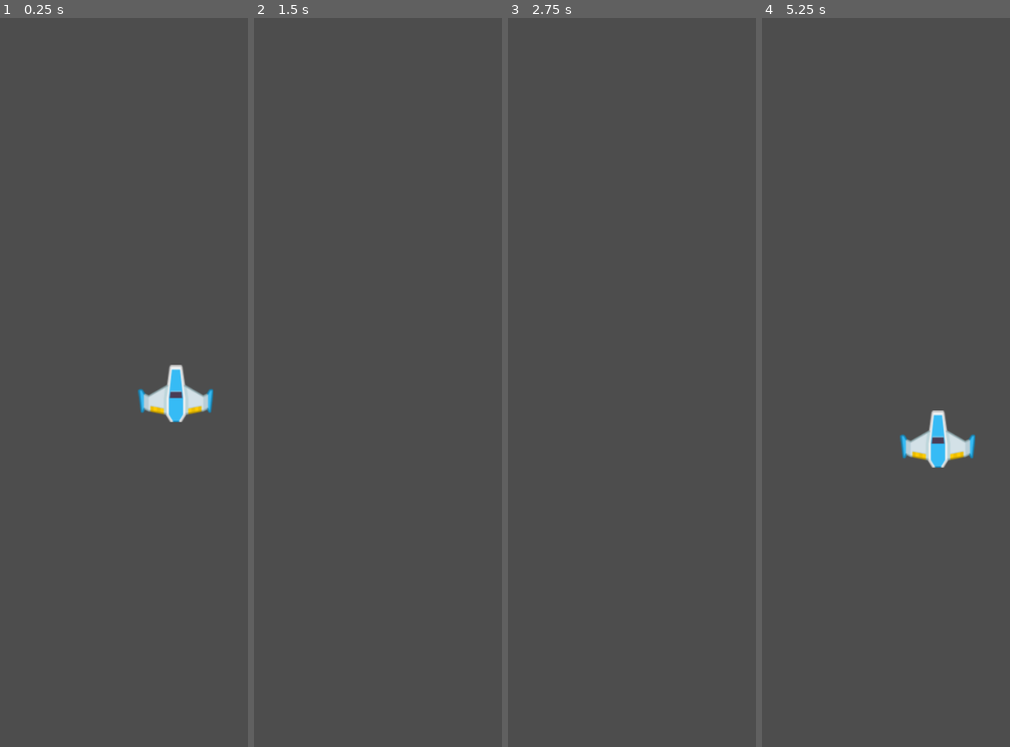
Above: before the commit, frames 1-4 (left to right).
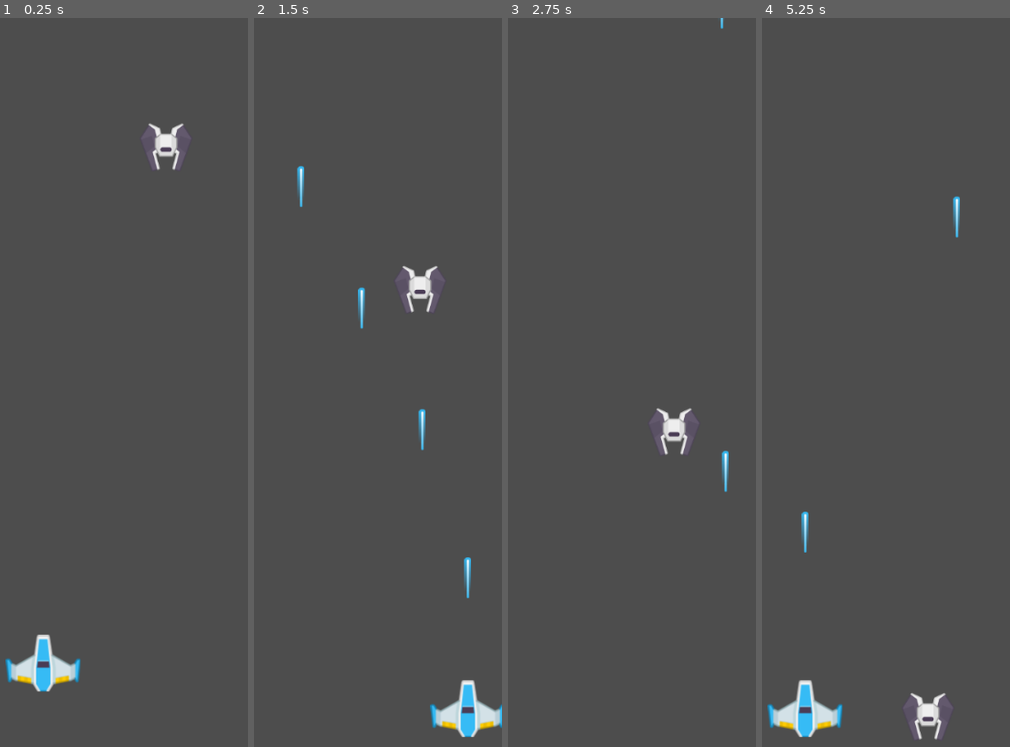
Above: after the commit, the same moments.

Repository: anabelacejas/2025-TP-INTEGRADOR-Q1-M3
Game: Godot game, scene res://Scenes/game.tscn
The game is run twice, just before and just after one commit, with the same random seed, the same clock (stepped at 60 frames per second) and the same inputs.
Inputs:
- Up to frame 1 (0.25 s): no input
- Up to frame 2 (1.5 s): hold D (move_right) 0.53-1.28 s; hold Space (shoot) 0.53-1.28 s; hold S (move_down) from 1.28 s (still down); tap Space (shoot) at 1.35 s
- Up to frame 3 (2.75 s): release S (move_down) at 2.03 s; hold D (move_right) from 2.03 s (still down); hold Space (shoot) from 2.03 s (still down)
- Up to frame 4 (5.25 s): release D (move_right) at 2.78 s; release Space (shoot) at 2.78 s; hold W (move_up) 2.78-3.53 s; tap Space (shoot) at 2.85, 4.35 s; hold Space (shoot) 3.53-4.28 s; hold A (move_left) 3.53-5.03 s; hold S (move_down) from 5.03 s (still down); hold Space (shoot) from 5.03 s (still down)

The runs differ from the first frame. In frame 1, 3.1% of the frame differs, in the area x 2-87%, y 14-93%; in frame 2, 2.4%; in frame 3, 0.8%; in frame 4, 3.4%, in the area x 2-87%, y 24-99%.

Commit message:
Añade Enemigo y lasers

Diff:
--- /dev/null
+++ b/Scenes/enemy.tscn
@@ -0,0 +1,23 @@
+[gd_scene load_steps=4 format=3 uid="uid://d3d6rm2xl5dgw"]
+
+[ext_resource type="Script" uid="uid://d32678jeiv8md" path="res://Scripts/enemy.gd" id="1_1f0kj"]
+[ext_resource type="Texture2D" uid="uid://bqoxybd2uv1ia" path="res://Assets/PNG/Enemies/enemyBlack1.png" id="1_hghv2"]
+
+[sub_resource type="CircleShape2D" id="CircleShape2D_hghv2"]
+radius = 32.0
+
+[node name="Enemy" type="Area2D"]
+collision_layer = 4
+collision_mask = 3
+script = ExtResource("1_1f0kj")
+
+[node name="Sprite2D" type="Sprite2D" parent="."]
+position = Vector2(-9.53674e-07, -0.999999)
+scale = Vector2(0.747312, 0.761905)
+texture = ExtResource("1_hghv2")
+
+[node name="CollisionShape2D" type="CollisionShape2D" parent="."]
+shape = SubResource("CircleShape2D_hghv2")
+
+[node name="VisibleOnScreenNotifier2D" type="VisibleOnScreenNotifier2D" parent="."]
+position = Vector2(0, -52)
--- a/Scenes/game.tscn
+++ b/Scenes/game.tscn
@@ -1,11 +1,23 @@
-[gd_scene load_steps=2 format=3 uid="uid://dvssb1a3xo8wa"]
+[gd_scene load_steps=5 format=3 uid="uid://dvssb1a3xo8wa"]
 
 [ext_resource type="PackedScene" uid="uid://cp8l4kfwgubhc" path="res://Scenes/player.tscn" id="1_ebmjs"]
+[ext_resource type="Script" uid="uid://cva4sin53ptj6" path="res://Scripts/game.gd" id="1_qxrlw"]
+[ext_resource type="PackedScene" uid="uid://goa53px3w6g4" path="res://Scenes/laser.tscn" id="3_wrm1d"]
+[ext_resource type="PackedScene" uid="uid://d3d6rm2xl5dgw" path="res://Scenes/enemy.tscn" id="4_3dryh"]
 
 [node name="Game" type="Node2D"]
+script = ExtResource("1_qxrlw")
 
 [node name="Player" parent="." instance=ExtResource("1_ebmjs")]
-position = Vector2(445, 495)
+position = Vector2(430, 264)
 
-[node name="PlayerSpawn" type="Marker2D" parent="."]
-position = Vector2(75, 881)
+[node name="PlayerSpawnPos" type="Marker2D" parent="."]
+position = Vector2(270, 850)
+
+[node name="Laser" parent="." instance=ExtResource("3_wrm1d")]
+position = Vector2(-6, 958)
+
+[node name="LaserContainer" type="Node2D" parent="."]
+
+[node name="Enemy" parent="." instance=ExtResource("4_3dryh")]
+position = Vector2(432, 134)
--- /dev/null
+++ b/Scenes/laser.tscn
@@ -0,0 +1,28 @@
+[gd_scene load_steps=4 format=3 uid="uid://goa53px3w6g4"]
+
+[ext_resource type="Script" uid="uid://bgjf1ugmiahdr" path="res://Scripts/laser.gd" id="1_mou6w"]
+[ext_resource type="Texture2D" uid="uid://vjk0cu86cp8h" path="res://Assets/PNG/Lasers/laserBlue01.png" id="1_r1bh0"]
+
+[sub_resource type="CapsuleShape2D" id="CapsuleShape2D_mou6w"]
+radius = 5.0
+height = 56.0
+
+[node name="Laser" type="Area2D"]
+collision_layer = 2
+collision_mask = 4
+script = ExtResource("1_mou6w")
+
+[node name="Sprite2D" type="Sprite2D" parent="."]
+position = Vector2(0, -27)
+texture = ExtResource("1_r1bh0")
+
+[node name="CollisionShape2D" type="CollisionShape2D" parent="."]
+position = Vector2(0, -27)
+shape = SubResource("CapsuleShape2D_mou6w")
+
+[node name="VisibleOnScreenNotifier2D" type="VisibleOnScreenNotifier2D" parent="."]
+position = Vector2(0, 8)
+scale = Vector2(0.55, 0.35)
+
+[connection signal="area_entered" from="." to="." method="_on_area_entered"]
+[connection signal="screen_exited" from="VisibleOnScreenNotifier2D" to="." method="_on_visible_on_screen_notifier_2d_screen_exited"]
--- a/Scenes/player.gd
+++ /dev/null
@@ -1,8 +0,0 @@
-extends CharacterBody2D
-
-@export var speed = 300
-
-func _physics_process(delta):
-	var direction = Vector2(Input.get_axis("move_left","move_right"),Input.get_axis("move_up","move_down"))
-	velocity = direction * speed
-	move_and_slide()
--- a/Scenes/player.tscn
+++ b/Scenes/player.tscn
@@ -1,9 +1,10 @@
 [gd_scene load_steps=3 format=3 uid="uid://cp8l4kfwgubhc"]
 
-[ext_resource type="Script" uid="uid://poi3m17onth5" path="res://Scenes/player.gd" id="1_cvnsp"]
+[ext_resource type="Script" uid="uid://poi3m17onth5" path="res://Scripts/player.gd" id="1_cvnsp"]
 [ext_resource type="Texture2D" uid="uid://edbxal1qxt5r" path="res://Assets/PNG/playerShip1_blue.png" id="1_v0iea"]
 
 [node name="Player" type="CharacterBody2D" groups=["player"]]
+collision_mask = 12
 script = ExtResource("1_cvnsp")
 
 [node name="Sprite2D" type="Sprite2D" parent="."]
@@ -11,3 +12,6 @@
 
 [node name="CollisionPolygon2D" type="CollisionPolygon2D" parent="."]
 polygon = PackedVector2Array(0, 0, -12, -12, -35, 2, -40, 0, -45, -7, -50, -6, -46, 24, -43, 24, -41, 20, -38, 22, -14, 27, -8, 37, 8, 37, 13, 28, 36, 24, 41, 21, 43, 25, 47, 25, 50, -5, 45, -7, 40, -1, 36, 1, 13, -12, 9, -38, -9, -38, -12, -12)
+
+[node name="Aim" type="Marker2D" parent="."]
+position = Vector2(0, -41)
--- /dev/null
+++ b/Scripts/enemy.gd
@@ -0,0 +1,9 @@
+extends Area2D
+
+@export var speed = 150
+
+func _physics_process(delta):
+	global_position.y += speed * delta
+
+func die():
+	queue_free()
--- a/Scripts/game.gd
+++ b/Scripts/game.gd
@@ -1,16 +1,21 @@
 extends Node2D
 
-@onready var player_spawn = $PlayerSpawn
-
-var player = null
+@onready var player_spawn_pos: Marker2D = $PlayerSpawnPos
+@onready var player: CharacterBody2D = $Player
+@onready var laser_container: Node2D = $LaserContainer
 
 func _ready():
-	player = get_tree().get_first_node_in_group("player")
 	assert(player!=null)
-	player.global_position = player_spawn.global_position
+	player.global_position = player_spawn_pos.global_position
+	player.laser_shot.connect(_on_player_laser_shot)
 
 func _process(_delta):
 	if Input.is_action_just_pressed("Quit"):
 		get_tree().quit()
 	elif Input.is_action_just_pressed("Reset"):
 		get_tree().reload_current_scene()
+
+func _on_player_laser_shot(lascer_scene, location):
+	var laser = lascer_scene.instantiate()
+	laser.global_position = location
+	laser_container.add_child(laser)
--- /dev/null
+++ b/Scripts/laser.gd
@@ -0,0 +1,16 @@
+class_name Enemy extends Area2D
+
+@export var speed = 600
+
+func _physics_process(delta):
+	global_position.y += -speed * delta
+
+
+func _on_visible_on_screen_notifier_2d_screen_exited():
+	queue_free()
+
+
+func _on_area_entered(area):
+	if area is Enemy:
+		area.die()
+		queue_free()
--- /dev/null
+++ b/Scripts/player.gd
@@ -0,0 +1,28 @@
+extends CharacterBody2D
+
+@export var speed = 300
+@export var firing_rate = 0.25
+
+@onready var aim = $Aim
+
+signal laser_shot(lascer_scene, location)
+
+var lascer_scene = preload("res://Scenes/laser.tscn")
+var shoot_cd := false
+
+
+func _process(delta):
+	if Input.is_action_pressed("shoot"):
+		if(!shoot_cd):
+			shoot_cd = true
+			shoot()
+			await get_tree().create_timer(firing_rate).timeout
+			shoot_cd = false
+
+func _physics_process(_delta):
+	var direction = Vector2(Input.get_axis("move_left","move_right"),Input.get_axis("move_up","move_down"))
+	velocity = direction * speed
+	move_and_slide()
+
+func shoot():
+	laser_shot.emit(lascer_scene, aim.global_position)
--- a/project.godot
+++ b/project.godot
@@ -20,6 +20,10 @@
 window/size/viewport_width=540
 window/size/viewport_height=960
 window/size/resizable=false
+
+[global_group]
+
+player=""
 
 [input]
 
@@ -58,3 +62,10 @@
 "events": [Object(InputEventKey,"resource_local_to_scene":false,"resource_name":"","device":-1,"window_id":0,"alt_press …(191 unchanged characters)…
 ]
 }
+
+[layer_names]
+
+2d_physics/layer_1="Player"
+2d_physics/layer_2="PlayerLaser"
+2d_physics/layer_3="Enemy"
+2d_physics/layer_4="EnemyLaser"
Not shown, added: Scripts/enemy.gd.uid
Not shown, added: Scripts/laser.gd.uid
Renamed: Scenes/player.gd.uid -> Scripts/player.gd.uid
